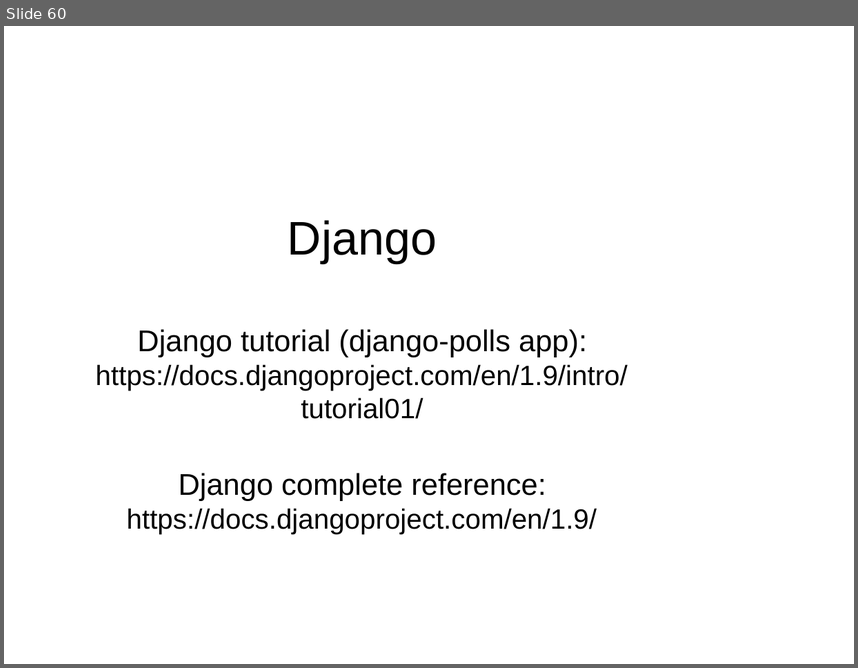
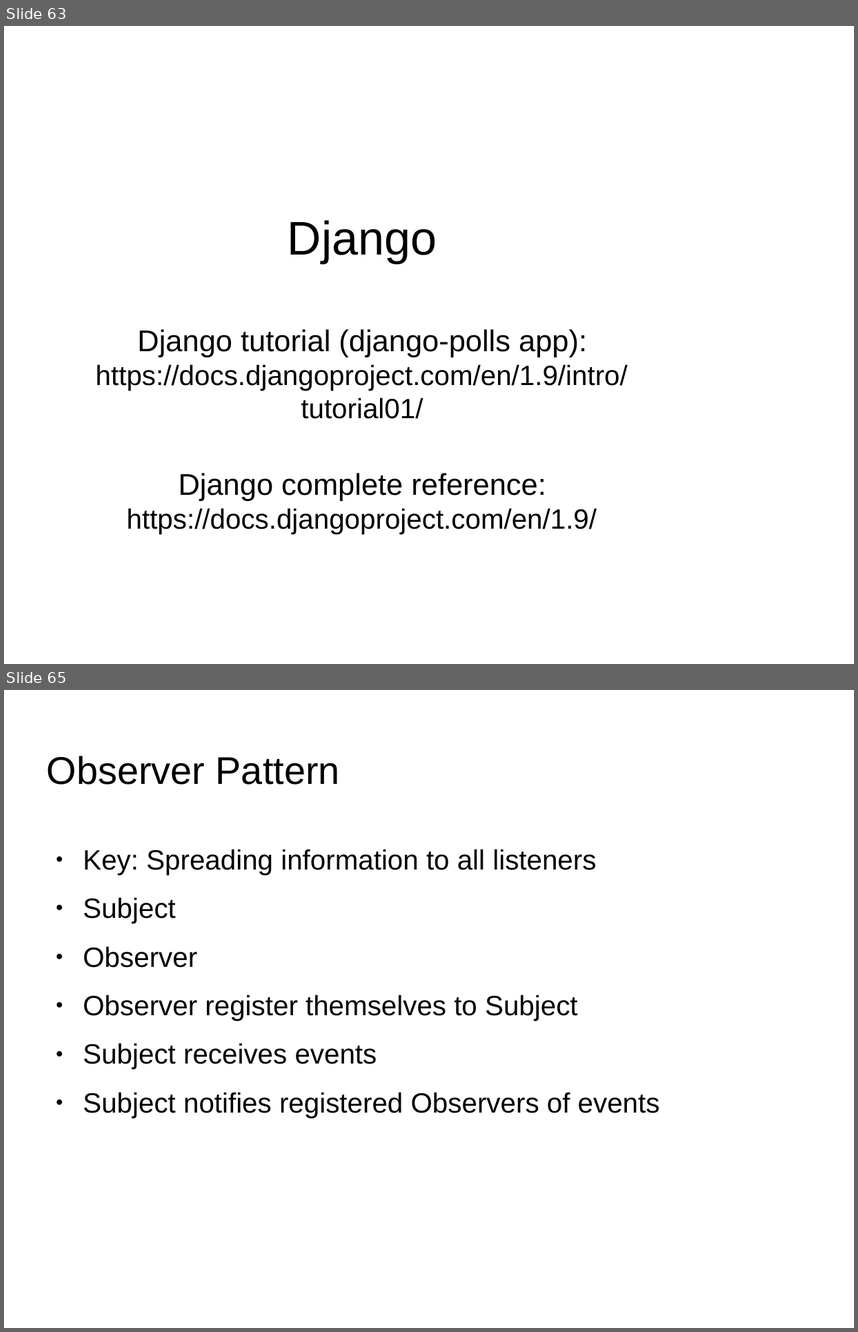
Before and after one commit to shikha-desai/Internship_PreWork, a slide deck: Python/Python_Notes.odp. Shown one above the other, each under a label of ours: slide 60 before the commit, slides 63 and 65 after it; the slides between them are not shown. The pictures are 858x668 and 858x1332 pixels, drawn with LibreOffice and Linux fonts; fonts in the diff are those of the drawing; background and template pictures are left out. Boxes give left, top, right and bottom in pixels: in the first picture for what was removed or moved away, otherwise in the second. Text is boxed around its words. In the diff, an @@ line names an element or a change of style, - is before the commit and + after.

Commit message:
Added few design patterns to python

```diff
--- a/Python/Python_Notes.odp
+++ b/Python/Python_Notes.odp
@@ slide 65 added at (4, 690, 854, 1328), background picture (left out) @@
@@ title added at (47, 756, 340, 785), 36 pt, text #000000 @@
+Observer Pattern
@@ text added at (83, 849, 660, 1118), 26 pt, text #000000 @@
+● Key: Spreading information to all listeners
+● Subject
+● Observer
+● Observer register themselves to Subject
+● Subject receives events
+● Subject notifies registered Observers of events
@@ what was slide 60 is now slide 63 @@
```
Also in this commit, not shown: 12 other slides added.
